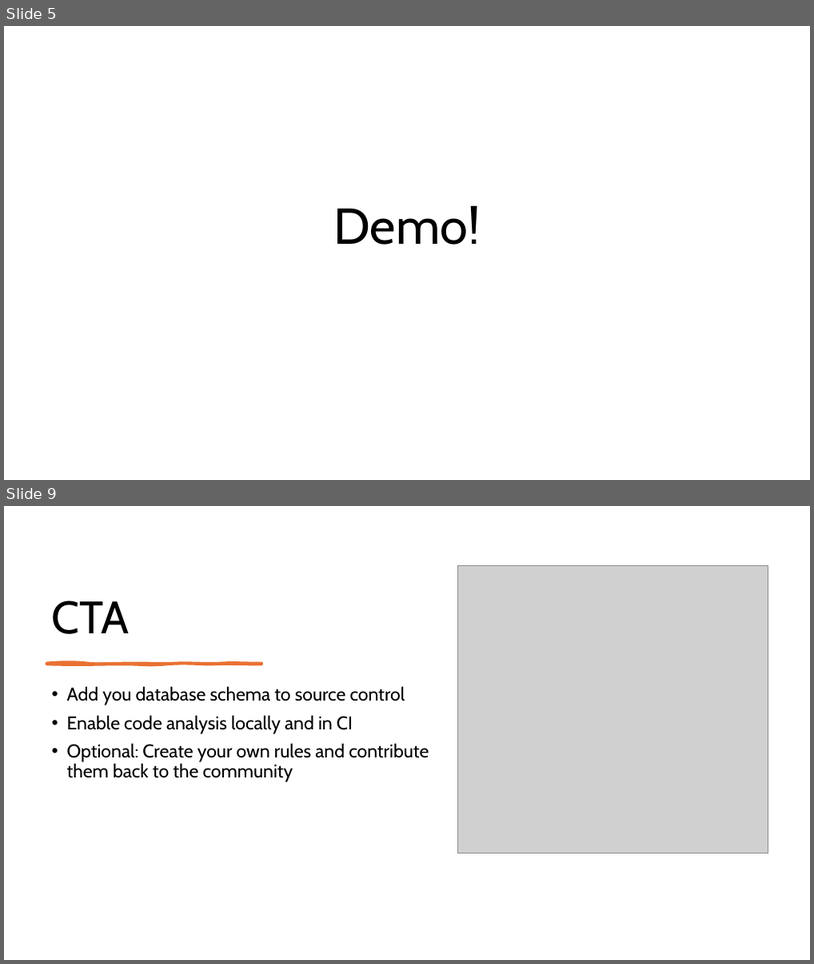
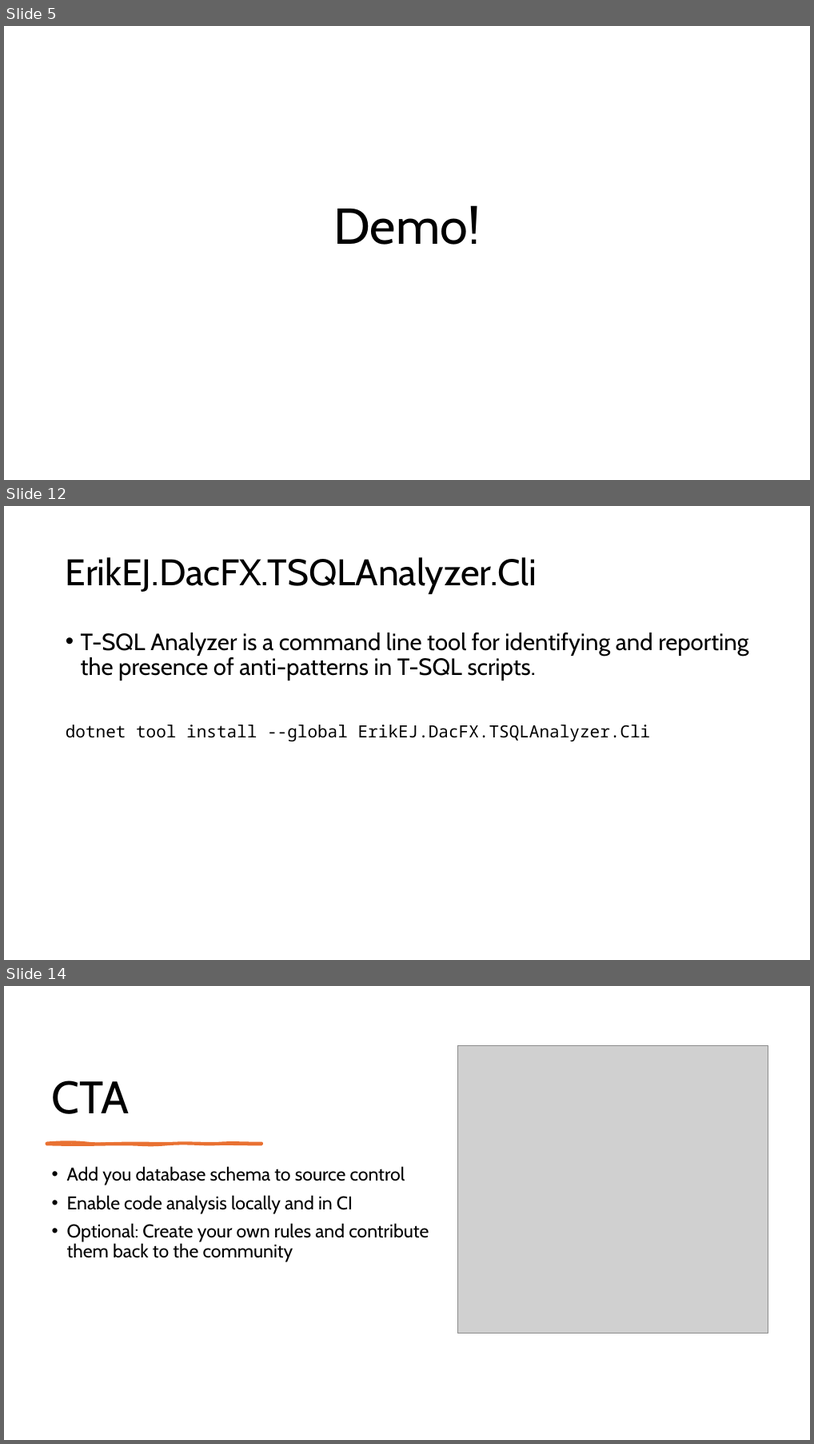
Before and after one commit to ErikEJ/TsqlAnalysis, a slide deck: T-SQL Code analysis.pptx. Shown one above the other, each under a label of ours: slides 5 and 9 before the commit, slides 5, 12 and 14 after it; the slides between them are not shown. The pictures are 814x964 and 814x1444 pixels, drawn with LibreOffice and Linux fonts; fonts in the diff are those of the drawing; grey boxes stand for pictures. Boxes give left, top, right and bottom in pixels: in the first picture for what was removed or moved away, otherwise in the second. Text is boxed around its words. In the diff, an @@ line names an element or a change of style, - is before the commit and + after.

```diff
--- a/T-SQL Code analysis.pptx
+++ b/T-SQL Code analysis.pptx
@@ slide 12 added at <box>4,506,810,960</box>, background #FFFFFF @@
@@ title added at <box>66,557,537,594</box>, 44 pt, text #000000 @@
+ErikEJ.DacFX.TSQLAnalyzer.Cli
@@ text added at <box>66,632,749,741</box>, 28 pt, text #000000 @@
+• T-SQL Analyzer is a command line tool for identifying and reporting the presence of anti-patterns in T-SQL scripts.
+dotnet tool install --global ErikEJ.DacFX.TSQLAnalyzer.Cli
@@ what was slide 9 is now slide 14 @@
```
Also in this commit, not shown: 4 slides changed, 7 other slides added, 1 other file.
